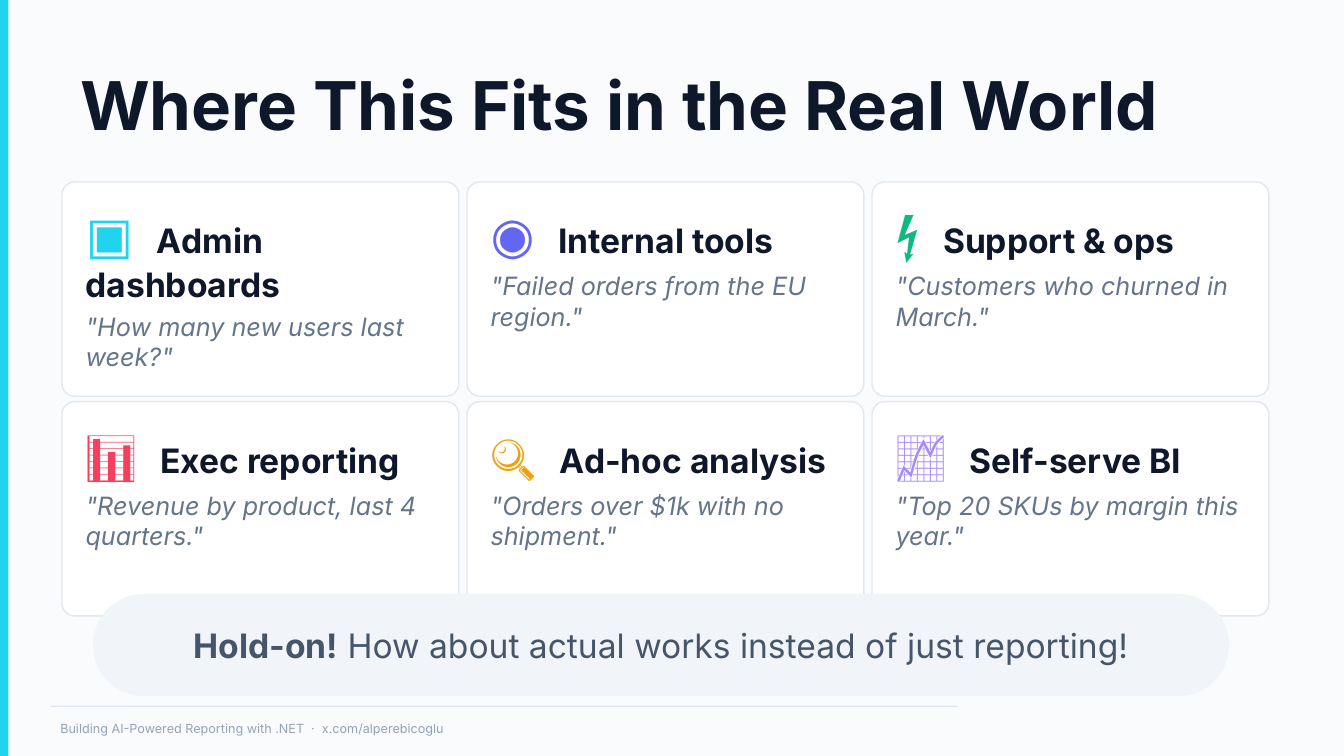
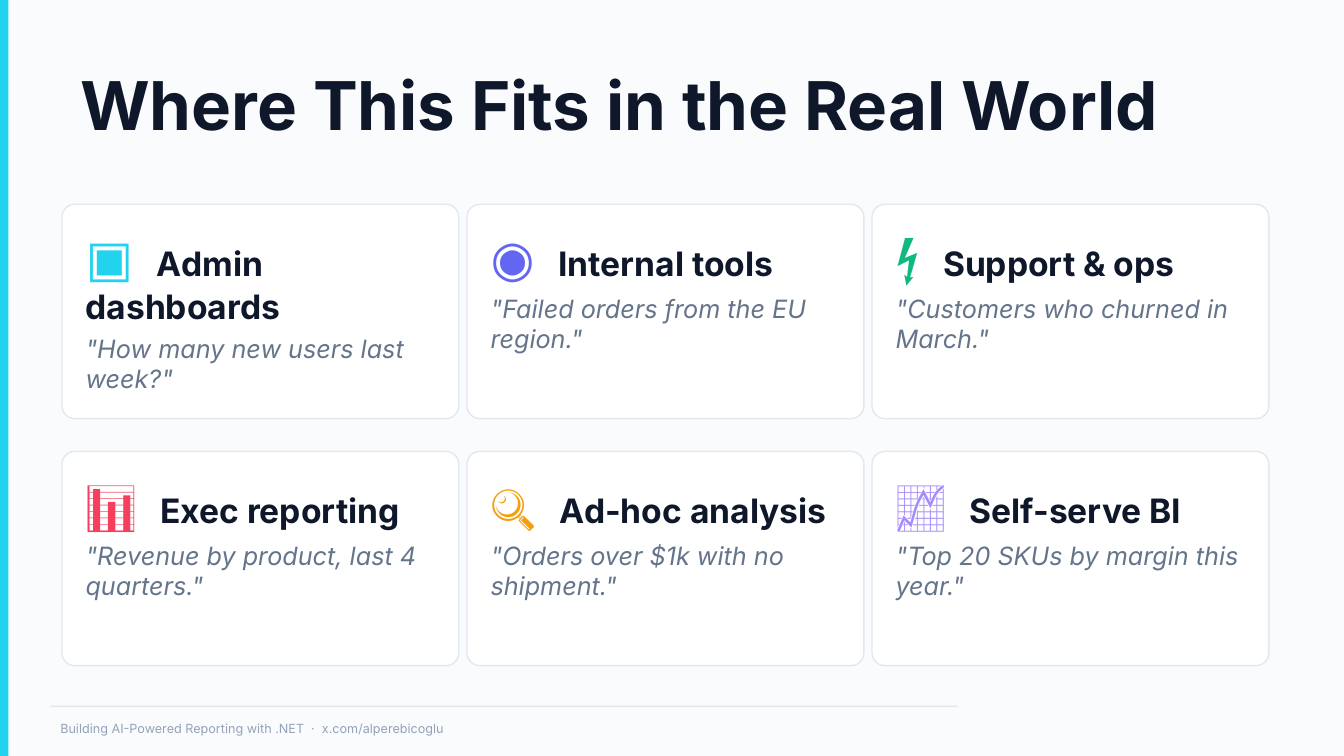
Before and after one commit to ebicoglu/chat-with-your-data-conference, a slide deck: slide 18 of Presentation.pptx. Drawn at 1344x756 pixels with LibreOffice and Linux fonts; fonts in the diff are those of the drawing; background and template pictures are left out. Boxes give left, top, right and bottom in pixels: in the first picture for what was removed or moved away, otherwise in the second. Text is boxed around its words. In the diff, an @@ line names an element or a change of style, - is before the commit and + after.

```diff
--- a/Presentation.pptx
+++ b/Presentation.pptx
@@ 3 rounded rectangles: place and size @@
-3 rounded rectangles at bbox=[63, 182, 1269, 397]
+3 rounded rectangles at bbox=[63, 205, 1269, 419]
@@ 3 rounded rectangles: place and size @@
-3 rounded rectangles at bbox=[63, 401, 1269, 616]
+3 rounded rectangles at bbox=[63, 452, 1269, 666]
@@ rounded rectangle removed at bbox=[93, 594, 1229, 696] @@
-Hold-on! How about actual works instead of just reporting!
```
Also in this commit, not shown: 1 other slide changed, 1 other file.
